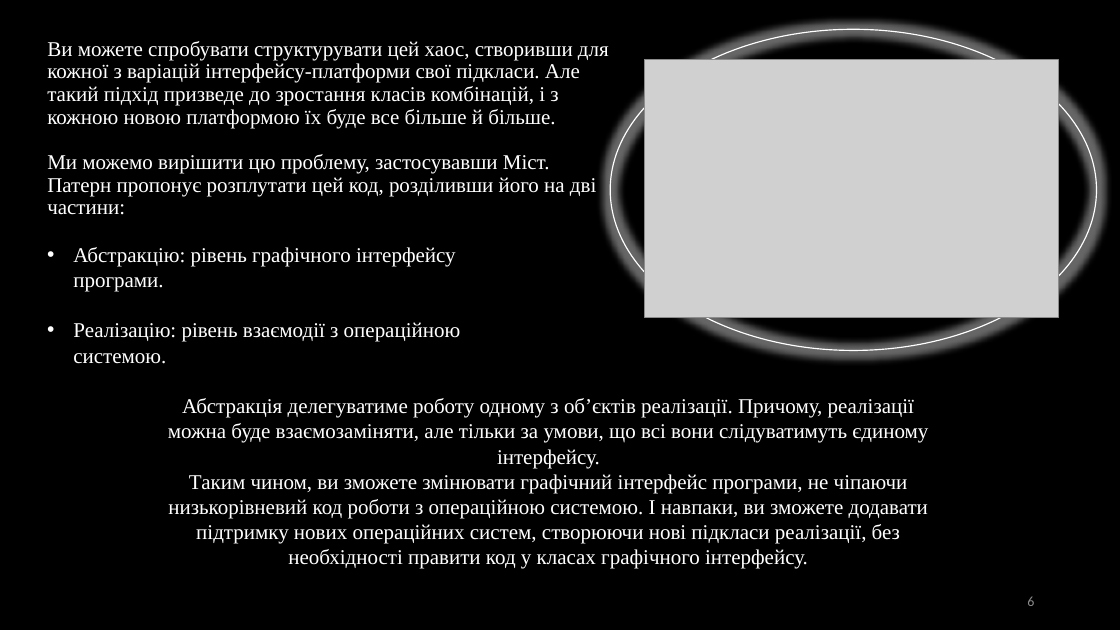
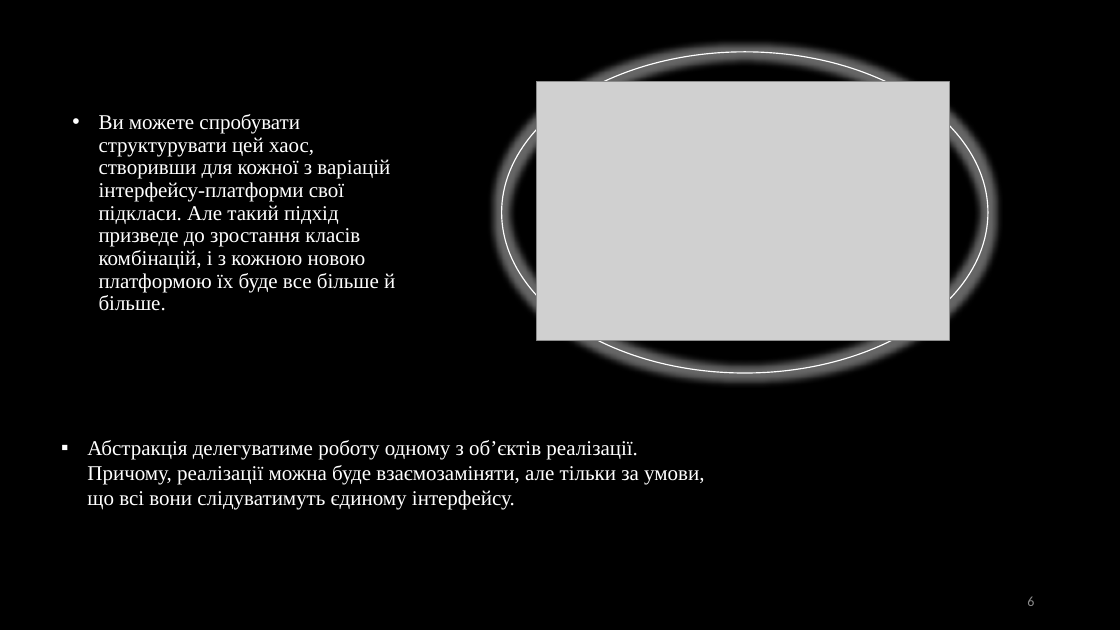
Before and after one commit to yukage1/-programming-technology-stack, a slide deck: slide 6 of Патерн Міст.pptx. Drawn at 1120x630 pixels with LibreOffice and Linux fonts; fonts in the diff are those of the drawing; grey boxes stand for pictures. Boxes give left, top, right and bottom in pixels: in the first picture for what was removed or moved away, otherwise in the second. Text is boxed around its words. In the diff, an @@ line names an element or a change of style, - is before the commit and + after.

```diff
--- a/Патерн Міст.pptx
+++ b/Патерн Міст.pptx
@@ ellipse: place and size @@
-ellipse at (610,29,1096,350)
+ellipse at (502,52,988,373)
@@ picture: place and size @@
-picture at (645,60,1059,318)
+picture at (536,82,949,341)
@@ title at (99,114,395,311): text changed @@
-Ви можете спробувати структурувати цей хаос, створивши для кожної з варіацій інтерфейсу-платформи свої підкласи. Але такий підхід призведе до зростання класів комбінацій, і з кожною новою платформою їх буде все більше й більше.
-Ми можемо вирішити цю проблему, застосувавши Міст. Патерн пропонує розплутати цей код, розділивши його на дві частини:
+• Ви можете спробувати структурувати цей хаос, створивши для кожної з варіацій інтерфейсу-платформи свої підкласи. Але такий підхід призведе до зростання класів комбінацій, і з кожною новою платформою їх буде все більше й більше.
@@ text removed at (73,247,461,364) @@
-• Абстракцію: рівень графічного інтерфейсу програми.
-• Реалізацію: рівень взаємодії з операційною системою.
@@ text "Абстракція делегуватиме роботу одному з ...": place and size @@
-text "Абстракція делегуватиме роботу одному з ..." at (168,398,928,569)
+text "Абстракція делегуватиме роботу одному з ..." at (87,440,704,510)
@@ text "Абстракція делегуватиме роботу одному з ..." at (87,440,704,510): alignment centre to left; bullet none to ▪ @@
@@ text at (168,474,928,569): paragraph removed @@
-Таким чином, ви зможете змінювати графічний інтерфейс програми, не чіпаючи низькорівневий код роботи з операційною системою. І навпаки, ви зможете додавати підтримку нових операційних систем, створюючи нові підкласи реалізації, без необхідності правити код у класах графічного інтерфейсу.
```
Also in this commit, not shown: 4 other slides changed, 1 slide removed, 2 other files.
